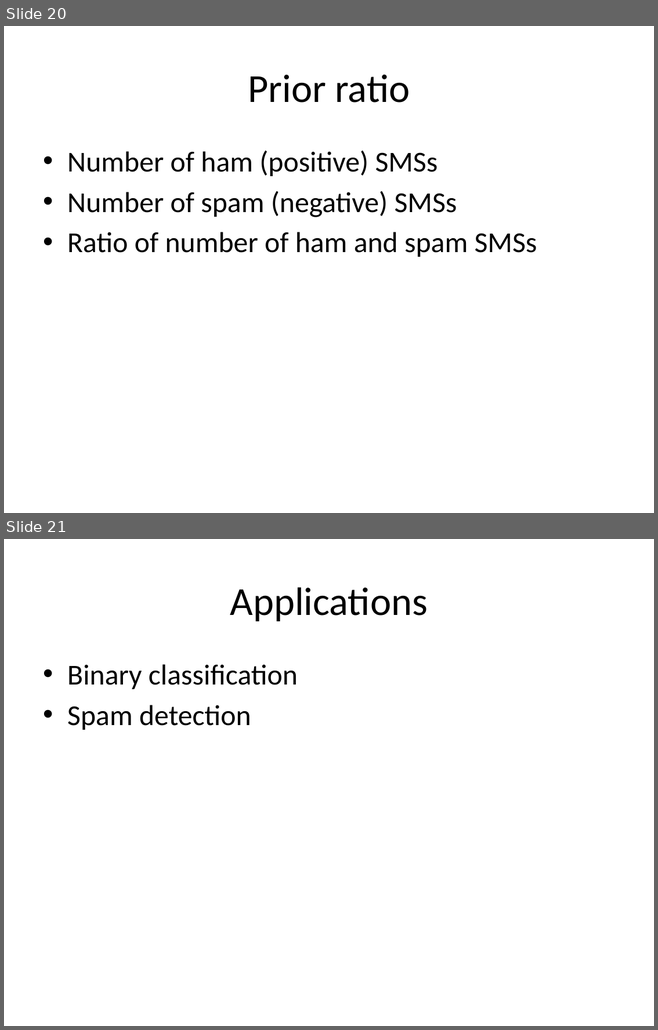
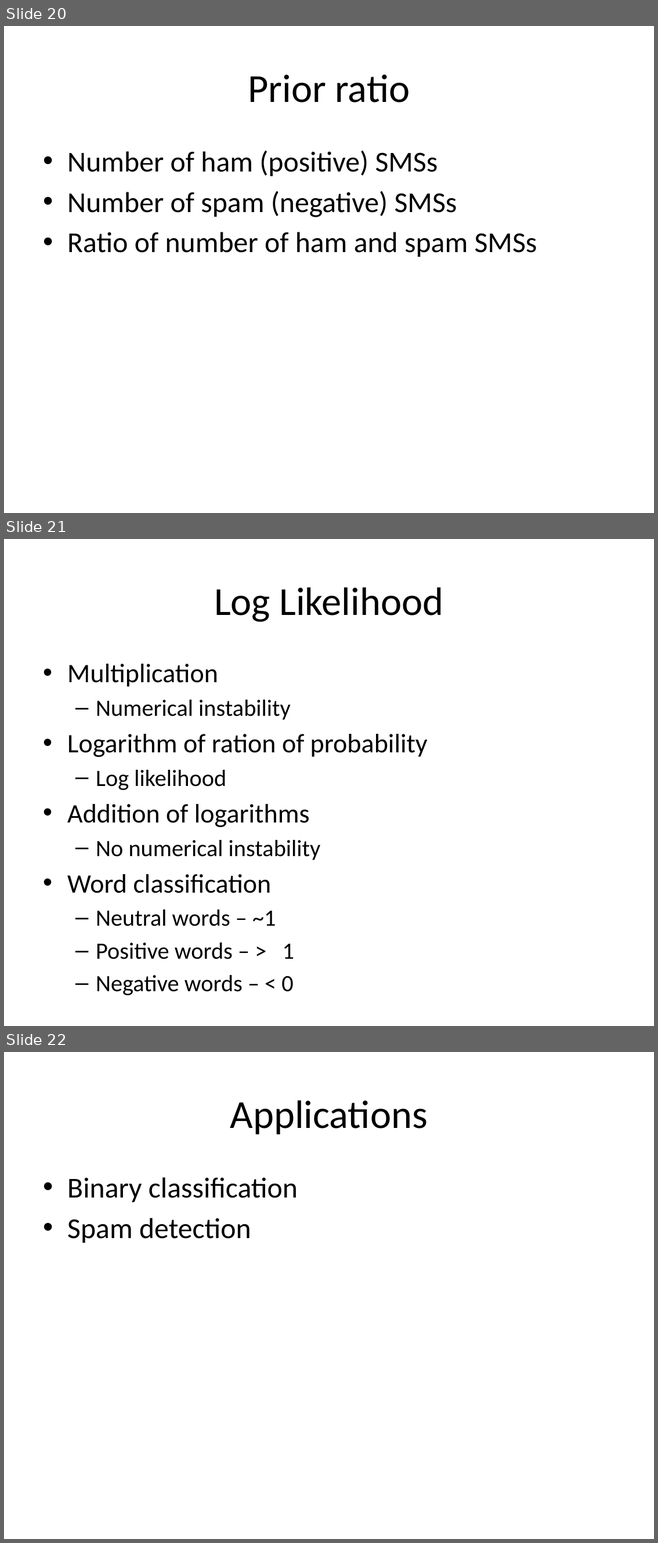
Before and after one commit to look4pritam/ArtificialIntelligence, a slide deck: MachineLearning/NaiveBayes/NaiveBayes.pptx. Shown one above the other, each under a label of ours: slides 20 and 21 before the commit, slides 20, 21 and 22 after it. The pictures are 658x1030 and 658x1543 pixels, drawn with LibreOffice and Linux fonts; fonts in the diff are those of the drawing. Boxes give left, top, right and bottom in pixels: in the first picture for what was removed or moved away, otherwise in the second. Text is boxed around its words. In the diff, an @@ line names an element or a change of style, - is before the commit and + after.

```diff
--- a/MachineLearning/NaiveBayes/NaiveBayes.pptx
+++ b/MachineLearning/NaiveBayes/NaiveBayes.pptx
@@ slide 21 added at [4, 539, 654, 1026], background #FFFFFF @@
@@ title added at [214, 587, 443, 622], 44 pt, text #000000 @@
+Log Likelihood
@@ text added at [67, 664, 427, 995], 25.9 pt, text #000000 @@
+• Multiplication
+  – Numerical instability
+• Logarithm of ration of probability
+  – Log likelihood
+• Addition of logarithms
+  – No numerical instability
+• Word classification
+  – Neutral words – ~1
+  – Positive words – > 1
+  – Negative words – < 0
@@ what was slide 21 is now slide 22 @@
```
Also in this commit, not shown: 1 slide changed.
